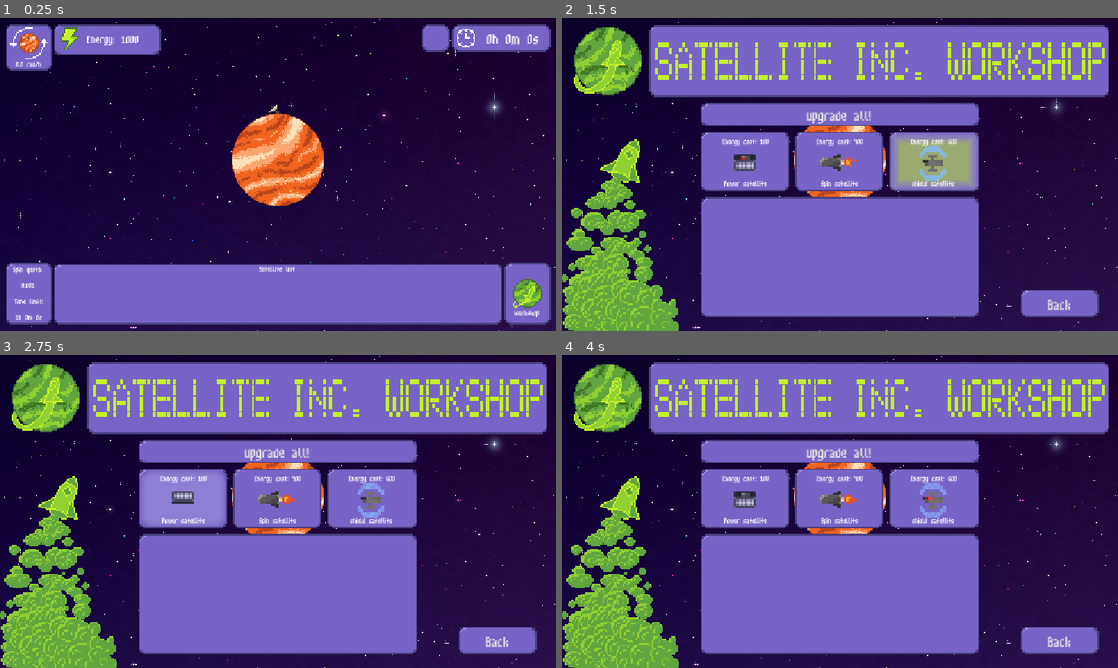
Above: before the commit, frames 1-4 (two rows, left to right).
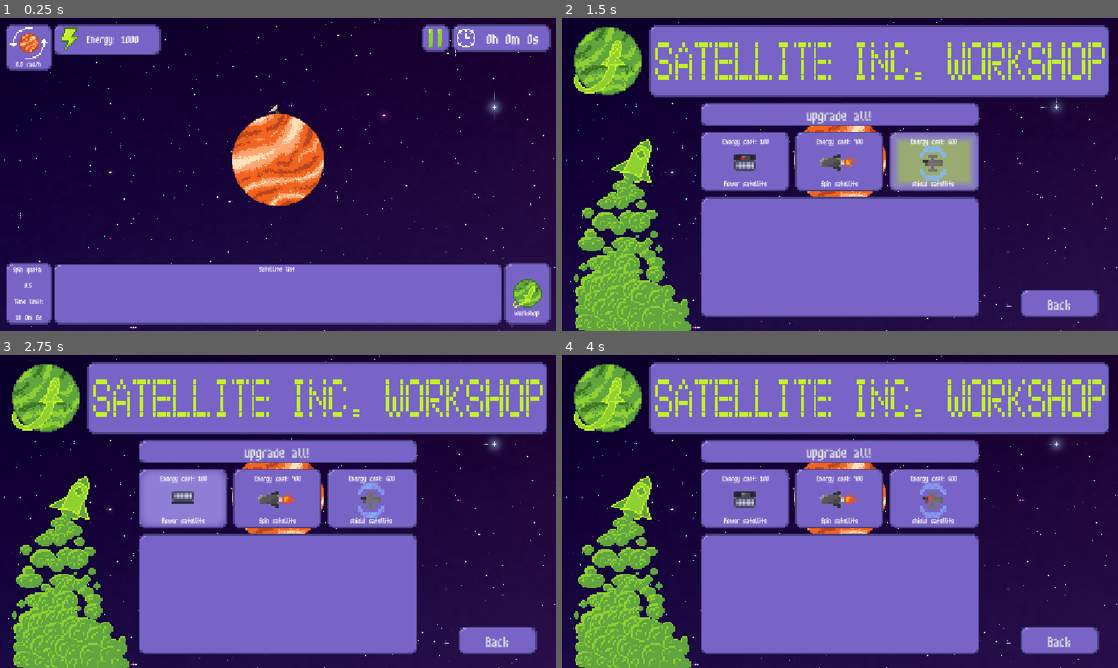
Above: after the commit, the same moments.

Repository: SpookyPlagueDoc777/Orbit-game
Game: Godot game, scene res://Scenes/Game/main_node.tscn
Same seed, same stepped clock (60 frames per second), same inputs: the game is played once before the commit and once after it.
Inputs (mouse positions are in pixels of both pictures, inside the frame that each line leads up to):
- Up to frame 1 (0.25 s): no input
- Up to frame 2 (1.5 s): click (1090, 293) at 0.5 s; tap Enter at 1.25 s; move the mouse to (962, 158) at 1.27 s; click (962, 158) at 1.42 s
- Up to frame 3 (2.75 s): move the mouse to (166, 527) at 2.02 s; click (166, 527) at 2.17 s
- Up to frame 4 (4 s): move the mouse to (895, 442) at 2.77 s; click (895, 442) at 2.92 s; move the mouse to (812, 574) at 3.52 s; click (812, 574) at 3.67 s

The runs differ from the first frame. In frame 1, 0.1% of the frame differs, in the area x 3-80%, y 3-87%; in frame 2, 5.1%, in the area x 0-24%, y 38-100%; in frame 3, 5.1%; in frame 4, 5.1%.

Commit message:
pause button

Diff:
--- a/Code/Globals/global.gd
+++ b/Code/Globals/global.gd
@@ -11,7 +11,7 @@
 var time_limit_h: int = 1
 var time_limit_m: int = 0
 var time_limit_s: int = 0
-var quota: float = 0.001
+var quota: float = 0.5
 
 
 # Called when the node enters the scene tree for the first time.
--- a/Scenes/UI/game_ui.tscn
+++ b/Scenes/UI/game_ui.tscn
@@ -9,6 +9,7 @@
 [ext_resource type="Texture2D" uid="uid://cjph45gt02jai" path="res://Textures/UI/Satellite inc logo tiny.png" id="7_bhxso"]
 [ext_resource type="Texture2D" uid="uid://clm8fa3sfcmmk" path="res://Textures/UI/Timer icon.png" id="7_mnd0w"]
 [ext_resource type="PackedScene" uid="uid://bv011jc2j3aou" path="res://Scenes/UI/shop_menu.tscn" id="7_p8jce"]
+[ext_resource type="Texture2D" uid="uid://bvkfsrq12bvn3" path="res://Textures/UI/pause button.png" id="9_bhxso"]
 
 [sub_resource type="LabelSettings" id="LabelSettings_wxim1"]
 font = ExtResource("3_6w80a")
@@ -334,12 +335,21 @@
 
 [node name="PauseButton" type="Button" parent="PauseButton" unique_id=1003308732]
 layout_mode = 1
-anchors_preset = -1
-anchor_right = 1.0
-anchor_bottom = 0.9990001
-offset_bottom = 0.0189991
+anchors_preset = 8
+anchor_left = 0.5
+anchor_top = 0.5
+anchor_right = 0.5
+anchor_bottom = 0.5
+offset_left = -7.6666565
+offset_top = -7.5
+offset_right = 7.3333435
+offset_bottom = 7.5
+grow_horizontal = 2
+grow_vertical = 2
 theme = ExtResource("5_lolt2")
 toggle_mode = true
+icon = ExtResource("9_bhxso")
+icon_alignment = 1
 
 [node name="Shop_ui" type="Node" parent="." unique_id=1862393372]
 
--- a/Scenes/UI/shop_menu.tscn
+++ b/Scenes/UI/shop_menu.tscn
@@ -312,8 +312,9 @@
 anchors_preset = 2
 anchor_top = 1.0
 anchor_bottom = 1.0
+offset_left = 24.0
 offset_top = -475.0
-offset_right = 249.0
+offset_right = 273.0
 grow_vertical = 0
 size_flags_horizontal = 3
 texture = ExtResource("7_40rfe")
Binary file added: Textures/UI/pause button.png
Not shown, added: Textures/UI/pause button.png.import
